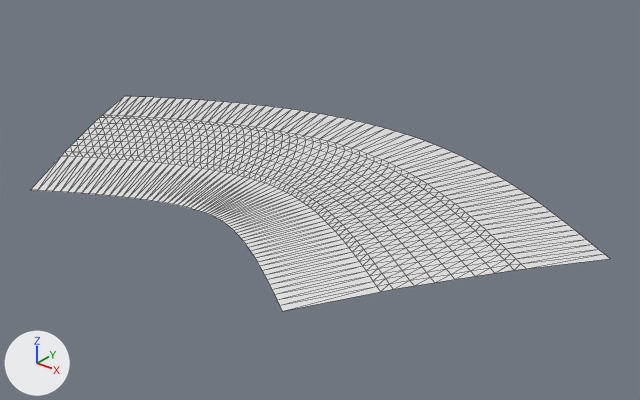
The glTF model public/assets/gen4/models/track-20.glb, before and after one commit.
The view is the same before and after, from a 50 mm camera at (474.3, -516.6, 49.2) aimed at (416.8, -444.8, 4.7). Arrows for +X, +Y and +Z are at lower left; the lights stay in place. The older version comes first. Mesh edges are drawn as thin lines. Vertices at exactly the same position are counted once.

In view in the first picture: 'track-20'.
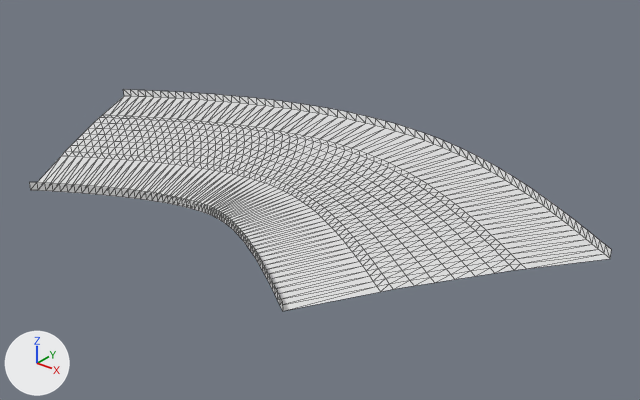
Patch to the scene script:
```diff
--- a/public/assets/gen4/models/track-20.glb.py
+++ b/public/assets/gen4/models/track-20.glb.py
@@ me_track_20 @@
 # used by ob_track_20; location = (0.0, 0.0, 0.0)
-me_track_20.from_pydata(...)  # 693 vertices, 1240 faces; spans x 375.2..449.6, y -467.7..-425.8, z 6.5..7.4
+me_track_20.from_pydata(...)  # 819 vertices, 1488 faces; spans x 375.2..449.6, y -467.7..-425.8, z 6.5..8.0
+# me_track_20 part 1
+# 126 new vertices lie (0.0, 0.0, 1.0) away from vertices in x 375.2..449.6, y -467.7..-425.8, z 6.5..7.0
+# 248 new faces join them
```

Where the change shows, as pixel boxes (x1, y1, x2, y2) in the pictures (640 x 400 px):
'track-20', reshaped
    before: (31, 96, 610, 311)
    after: (29, 89, 611, 311)
part 1 of me_track_20, added
    after: (29, 89, 611, 311)
